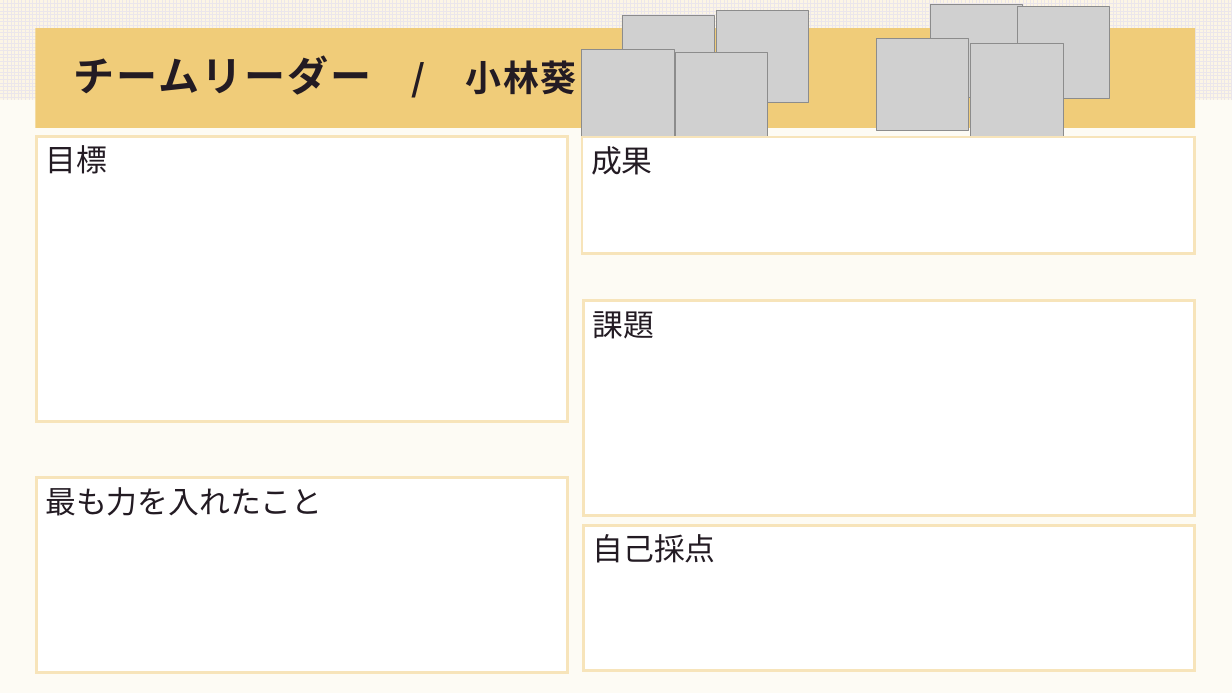
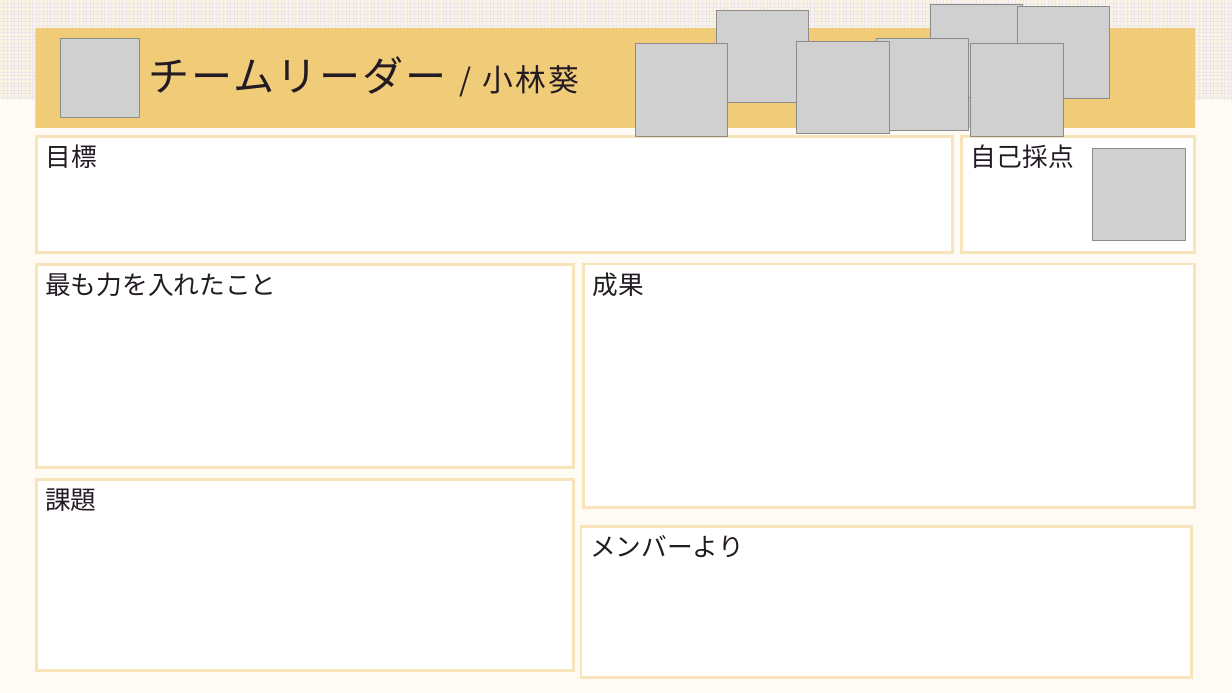
Before and after one commit to DOJO-2021/A-4, a slide deck: slide 25 of documents/worldMap発表資料.pptx (slide 18 before the commit). Drawn at 1232x693 pixels with LibreOffice and Linux fonts; fonts in the diff are those of the drawing; grey boxes stand for pictures. Boxes give left, top, right and bottom in pixels: in the first picture for what was removed or moved away, otherwise in the second. Text is boxed around its words. In the diff, an @@ line names an element or a change of style, - is before the commit and + after.

```diff
--- a/documents/worldMap発表資料.pptx
+++ b/documents/worldMap発表資料.pptx
@@ picture added at <box>61,39,140,117</box> @@
@@ title "チームリーダー / 小林葵": place and size @@
-title "チームリーダー / 小林葵" at <box>74,55,577,95</box>
+title "チームリーダー / 小林葵" at <box>149,56,579,94</box>
@@ title "チームリーダー / 小林葵" at <box>149,56,579,94</box>: size 28 to 24 pt in "/ 小林葵"; bold off @@
@@ picture: place and size @@
-picture at <box>582,50,675,142</box>
+picture at <box>636,44,728,137</box>
@@ picture: place and size @@
-picture at <box>676,53,768,145</box>
+picture at <box>797,41,889,133</box>
@@ rectangle "目標": place and size @@
-rectangle "目標" at <box>36,137,567,422</box>
+rectangle "目標" at <box>36,137,953,253</box>
@@ rectangle added at <box>962,137,1195,253</box>, fill #FFFFFF, outline #F7E4BA 2.25 pt, 20 pt, text #231B23 @@
+自己採点
@@ picture: place and size @@
-picture at <box>622,16,714,108</box>
+picture at <box>1093,148,1186,240</box>
@@ rectangle "最も力を入れたこと": place and size @@
-rectangle "最も力を入れたこと" at <box>36,478,567,673</box>
+rectangle "最も力を入れたこと" at <box>36,264,573,468</box>
@@ rectangle "成果": place and size @@
-rectangle "成果" at <box>582,137,1195,253</box>
+rectangle "成果" at <box>583,264,1194,507</box>
@@ size 24 to 20 pt in 4 elements at <box>36,137,953,253</box>, <box>36,264,573,468</box>, <box>583,264,1194,507</box>, <box>36,480,573,671</box> @@
@@ rectangle "課題": place and size @@
-rectangle "課題" at <box>583,300,1194,515</box>
+rectangle "課題" at <box>36,480,573,671</box>
@@ rectangle "メンバーより": place and size @@
-rectangle "メンバーより" at <box>583,526,1194,671</box>
+rectangle "メンバーより" at <box>581,526,1192,677</box>
@@ text in rectangle at <box>590,535,744,557</box>: text changed; size 24 to 20 pt @@
-自己採点
+メンバーより
```
Also in this commit, not shown: 2 other slides changed, 8 slides added, 1 slide removed.
